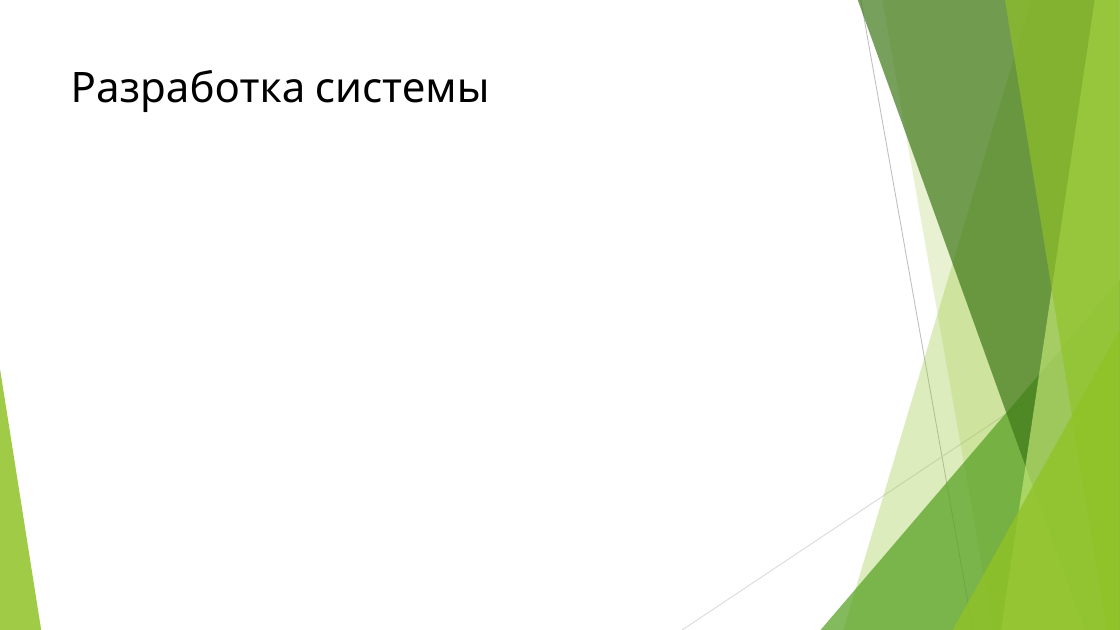
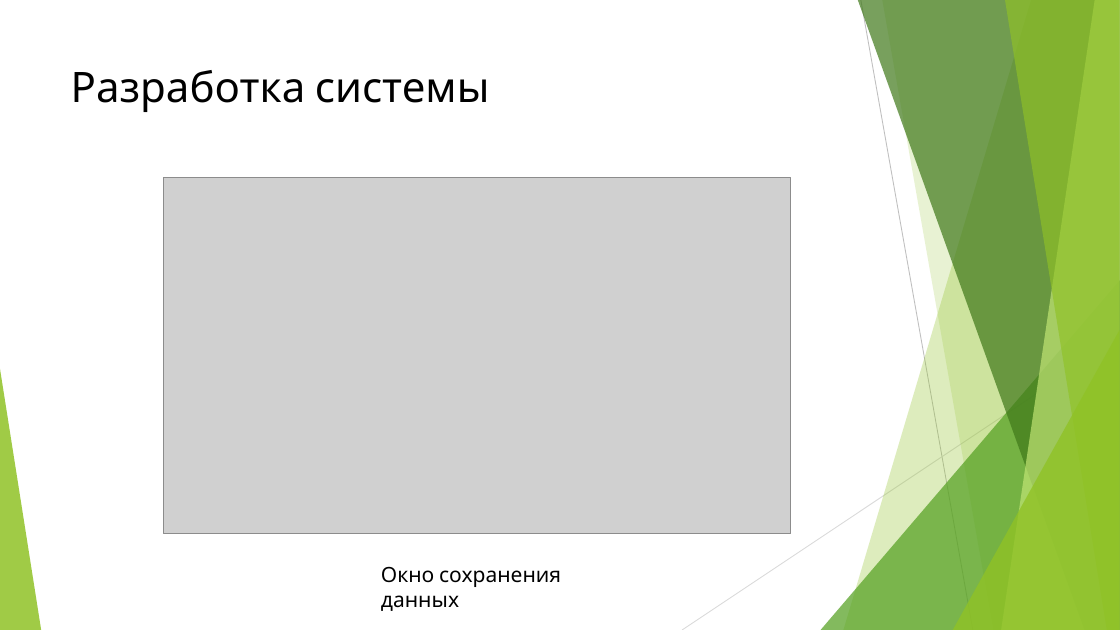
Before and after one commit to z3r069-lab/diploma, a slide deck: slide 16 of презентация_диплом_квасов_ПИ191(2).pptx (slide 13 before the commit). Drawn at 1120x630 pixels with LibreOffice and Linux fonts; fonts in the diff are those of the drawing; grey boxes stand for pictures. Boxes give left, top, right and bottom in pixels: in the first picture for what was removed or moved away, otherwise in the second. Text is boxed around its words. In the diff, an @@ line names an element or a change of style, - is before the commit and + after.

```diff
--- a/презентация_диплом_квасов_ПИ191(2).pptx
+++ b/презентация_диплом_квасов_ПИ191(2).pptx
@@ picture added at (x1=163, y1=177, x2=791, y2=534) @@
@@ text added at (x1=381, y1=566, x2=561, y2=611), 18 pt, text #000000 @@
+Окно сохранения данных
```
Also in this commit, not shown: 4 other slides changed, 4 slides added.
